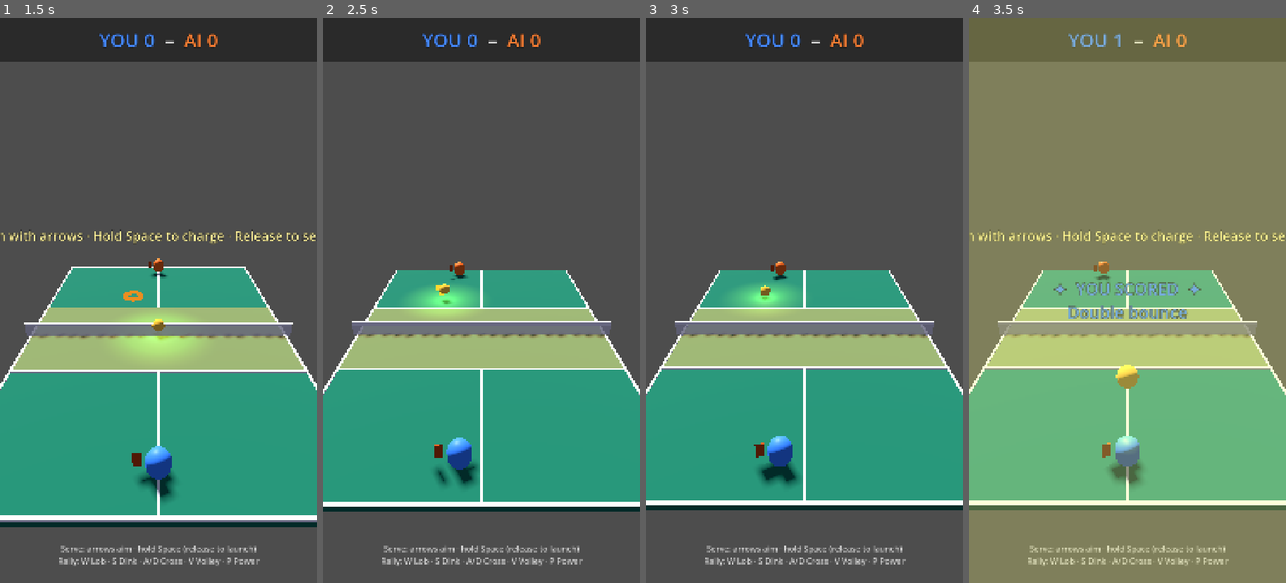
Above: before the commit, frames 1-4 (left to right).
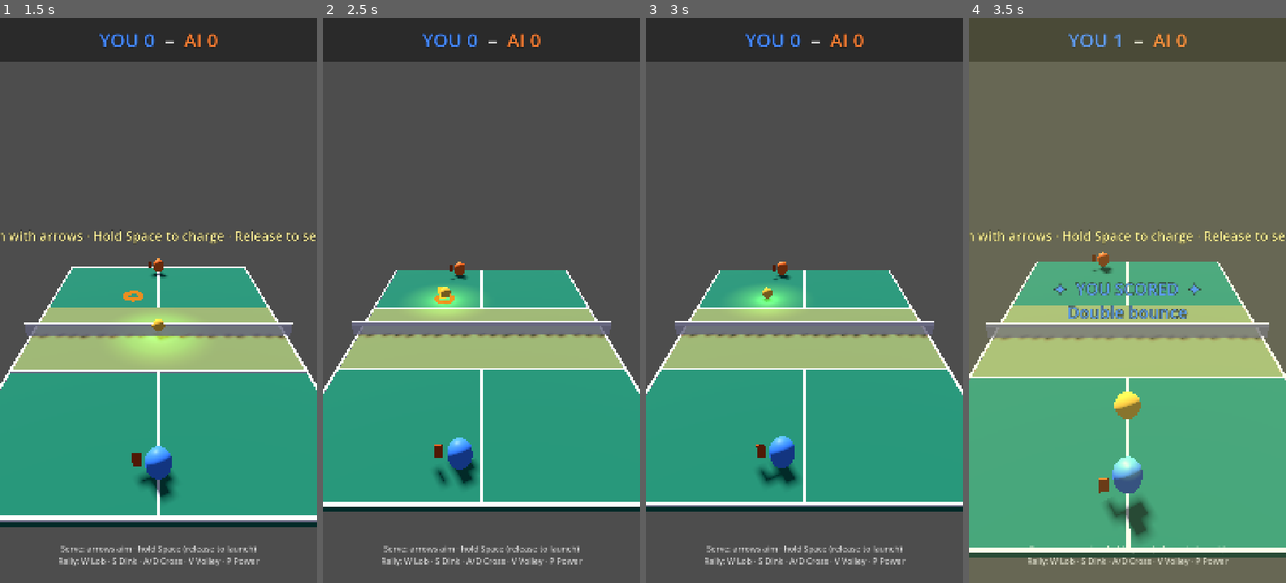
Above: after the commit, the same moments.

Repository: altafhssn/pickleball
Game: Godot game, scene res://scenes/Main.tscn
Same seed, same stepped clock (60 frames per second), same inputs: the game is played once before the commit and once after it.
Inputs (mouse positions are in pixels of both pictures, inside the frame that each line leads up to):
- Up to frame 1 (1.5 s): click "▶ Quick Match" at 0.5 s; tap Enter at 1.25 s; move the mouse to (228, 272) at 1.27 s; hold Right from 1.28 s (still down); hold V from 1.28 s (still down); click (228, 272) at 1.42 s
- Up to frame 2 (2.5 s): tap Space at 1.52 s; release Right at 2 s; release V at 2 s; drag from (418, 328) to (465, 413) at 2.02 s
- Up to frame 3 (3 s): move the mouse to (836, 176) at 2.77 s; hold Right from 2.78 s (still down); hold V from 2.78 s (still down)
- Up to frame 4 (3.5 s): keep holding Right; keep holding V

Frame 1 is identical in both runs. In frame 2, 0.2% of the frame differs, in the area x 0-100%, y 43-80%; in frame 3, 1.8%; in frame 4, 50%, in the area x 0-100%, y 0-96%.

Commit message:
[ball] Use gravity_scale instead of freeze to hold the ball
User reports "the ball isn't bouncing once I served". One plausible
cause: setting freeze=true → freeze=false has subtle state-machine
gotchas in Godot 4 (the body switches between dynamic and static
modes; velocity assignments during a frame the body is still in
static mode are lost). Replaced the freeze toggle with
gravity_scale=0 during hold and gravity_scale=1 on serve. The body
stays fully dynamic throughout, so the velocity we set in serve()
applies on the next physics tick reliably.

reset() also restores gravity_scale to 1.

Co-Authored-By: Claude Opus 4.7 <noreply@anthropic.com>

Diff:
--- a/scripts/Ball.gd
+++ b/scripts/Ball.gd
@@ -110,8 +110,9 @@
 		linear_velocity.y = MIN_BOUNCE_VY
 
 func hold_for_serve(at_position: Vector3) -> void:
-	# Park the ball mid-air for the serve setup. Freeze so gravity doesn't
-	# drop it while the server (or the user) is preparing.
+	# Park the ball mid-air for the serve setup. Suspending gravity (rather
+	# than using freeze) keeps the body fully dynamic, so the velocity we
+	# assign in serve() applies immediately on the next physics tick.
 	global_position = at_position
 	linear_velocity = Vector3.ZERO
 	angular_velocity = Vector3.ZERO
@@ -119,10 +120,10 @@
 	has_bounced_this_side = false
 	rest_fired = false
 	is_in_play = false
-	freeze = true
+	gravity_scale = 0.0
 
 func serve(from_position: Vector3, target_position: Vector3, power: float = 1.0) -> void:
-	freeze = false
+	gravity_scale = 1.0
 	global_position = from_position
 	is_in_play = true
 	has_bounced_this_side = false
@@ -191,7 +192,7 @@
 	linear_velocity = dir.normalized() * shot_speed
 
 func reset() -> void:
-	freeze = false
+	gravity_scale = 1.0
 	is_in_play = false
 	linear_velocity = Vector3.ZERO
 	angular_velocity = Vector3.ZERO
